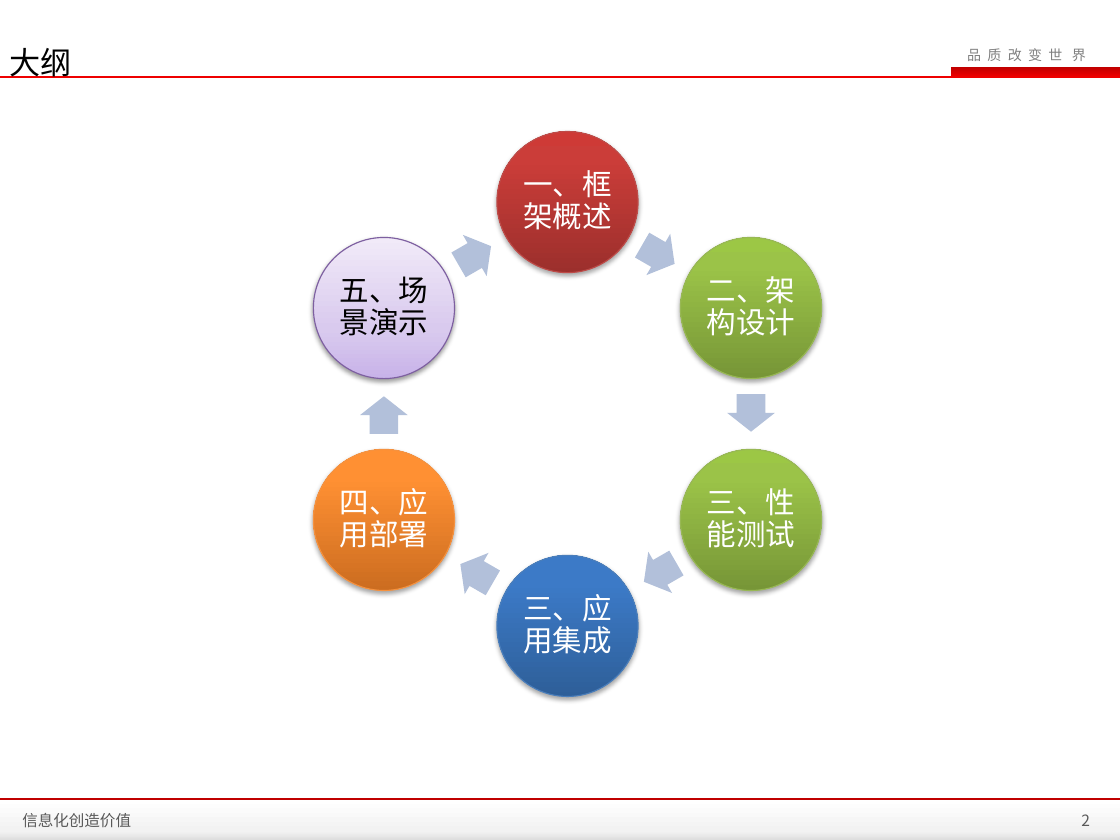
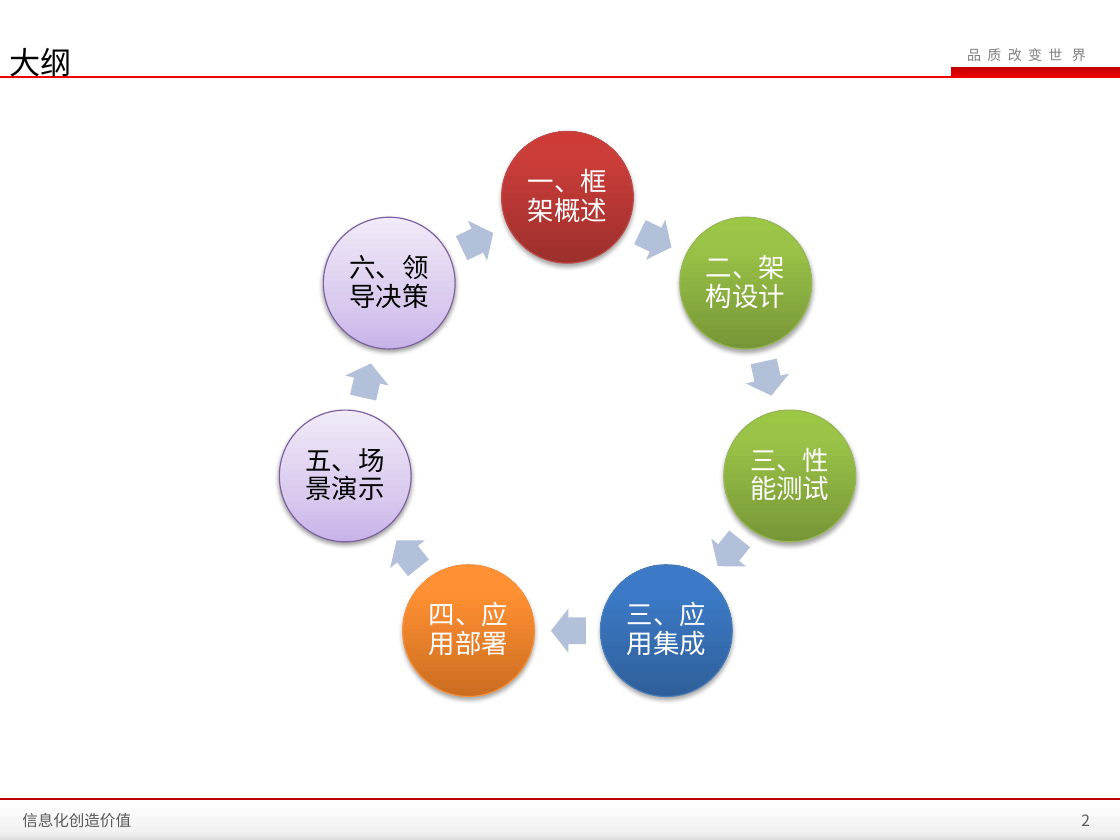
Before and after one commit to zhanght86/bboss-cms, a slide deck: slide 2 of 文档/SanyPDP平台会话共享介绍.pptx. Drawn at 1120x840 pixels with LibreOffice and Linux fonts; fonts in the diff are those of the drawing; background and template pictures are left out. Boxes give left, top, right and bottom in pixels: in the first picture for what was removed or moved away, otherwise in the second. Text is boxed around its words. In the diff, an @@ line names an element or a change of style, - is before the commit and + after.

```diff
--- a/文档/SanyPDP平台会话共享介绍.pptx
+++ b/文档/SanyPDP平台会话共享介绍.pptx
@@ ellipse: place and size @@
-ellipse at (497, 131, 638, 272)
+ellipse at (502, 131, 634, 263)
@@ ellipse: place and size @@
-ellipse at (314, 237, 455, 379)
+ellipse at (324, 217, 456, 349)
@@ right arrow at (452, 213, 503, 269): rotation 330 to 334 degrees @@
@@ right arrow at (630, 212, 681, 267): rotation 30 to 25 degrees @@
@@ ellipse: place and size @@
-ellipse at (681, 237, 822, 379)
+ellipse at (680, 217, 812, 349)
@@ text "二、架构设计": place and size @@
-text "二、架构设计" at (707, 276, 795, 336)
+text "二、架构设计" at (706, 255, 785, 308)
@@ text added at (349, 255, 428, 308), 17 pt, text #000000 @@
+六、领导决策
@@ right arrow at (341, 359, 393, 403): rotation 270 to 282 degrees @@
@@ right arrow at (742, 357, 793, 400): rotation 90 to 77 degrees @@
@@ ellipse added at (279, 410, 411, 542), fill gradient #C9B5E8 to #D8CBEE to #F0EAF9, outline #7D60A0 0.75 pt @@
@@ ellipse: place and size @@
-ellipse at (681, 449, 822, 590)
+ellipse at (724, 410, 856, 542)
@@ size 19 to 17 pt in 6 elements at (528, 168, 607, 222), (706, 255, 785, 308), (750, 447, 829, 500), (627, 601, 706, 655), (429, 601, 508, 655), (305, 448, 384, 500) @@
@@ text "五、场景演示": place and size @@
-text "五、场景演示" at (340, 276, 428, 336)
+text "五、场景演示" at (305, 448, 384, 500)
@@ text "三、性能测试": place and size @@
-text "三、性能测试" at (707, 488, 795, 548)
+text "三、性能测试" at (750, 447, 829, 500)
@@ right arrow at (379, 527, 435, 582): rotation 210 to 231 degrees @@
@@ right arrow at (700, 526, 757, 581): rotation 150 to 128 degrees @@
@@ ellipse: place and size @@
-ellipse at (314, 449, 455, 590)
+ellipse at (403, 564, 535, 697)
@@ ellipse: place and size @@
-ellipse at (497, 556, 638, 697)
+ellipse at (600, 564, 732, 697)
@@ text "四、应用部署": place and size @@
-text "四、应用部署" at (340, 488, 428, 548)
+text "四、应用部署" at (429, 601, 508, 655)
@@ text "三、应用集成": place and size @@
-text "三、应用集成" at (523, 594, 611, 654)
+text "三、应用集成" at (627, 601, 706, 655)
@@ right arrow added at (551, 608, 586, 653), fill #B3C1DB @@
```
Also in this commit, not shown: 17 other slides changed, 3 slides added, 7 other files.
